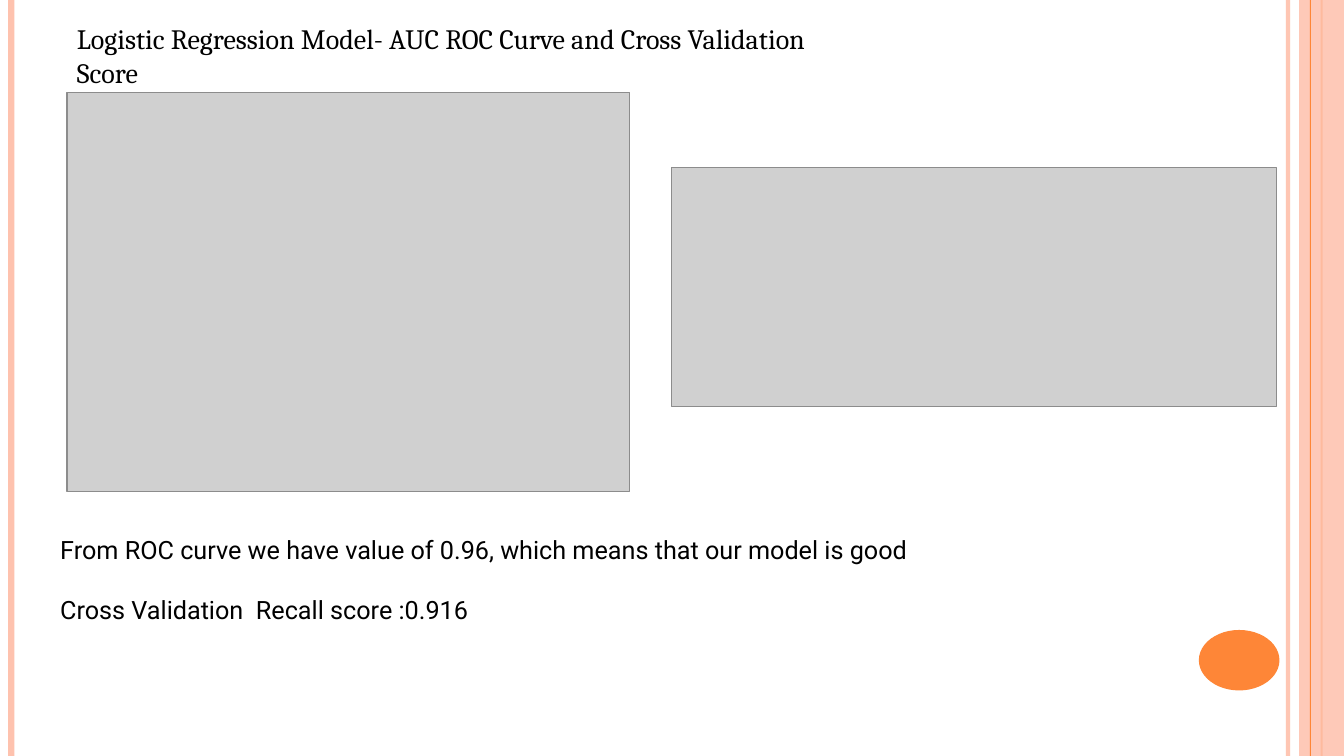
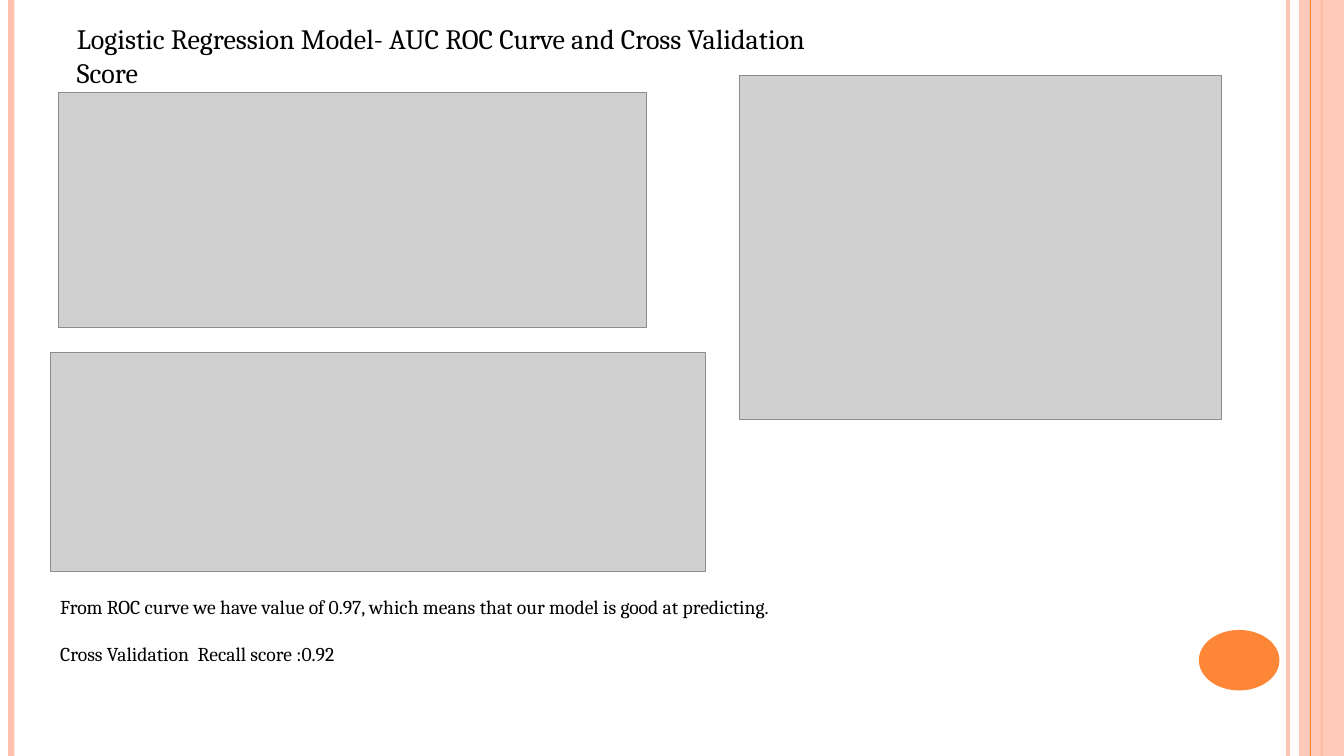
Before and after one commit to sachniv1023/final_project, a slide deck: slide 15 of Personal loan Campaign.pptx. Drawn at 1344x756 pixels with LibreOffice and Linux fonts; fonts in the diff are those of the drawing; grey boxes stand for pictures. Boxes give left, top, right and bottom in pixels: in the first picture for what was removed or moved away, otherwise in the second. Text is boxed around its words. In the diff, an @@ line names an element or a change of style, - is before the commit and + after.

```diff
--- a/Personal loan Campaign.pptx
+++ b/Personal loan Campaign.pptx
@@ picture: place and size @@
-picture at box(671, 168, 1276, 407)
+picture at box(739, 76, 1221, 420)
@@ picture: place and size @@
-picture at box(67, 93, 629, 492)
+picture at box(58, 93, 646, 328)
@@ picture added at box(50, 353, 706, 572) @@
@@ text at box(60, 600, 769, 662): text changed; size 18 to 14 pt; font Roboto to Cambria @@
-From ROC curve we have value of 0.96, which means that our model is good
-Cross Validation Recall score :0.916
+From ROC curve we have value of 0.97, which means that our model is good at predicting.
+Cross Validation Recall score :0.92
```
Also in this commit, not shown: 4 other slides changed, 8 slides added, 2 slides removed, 1 other file.
